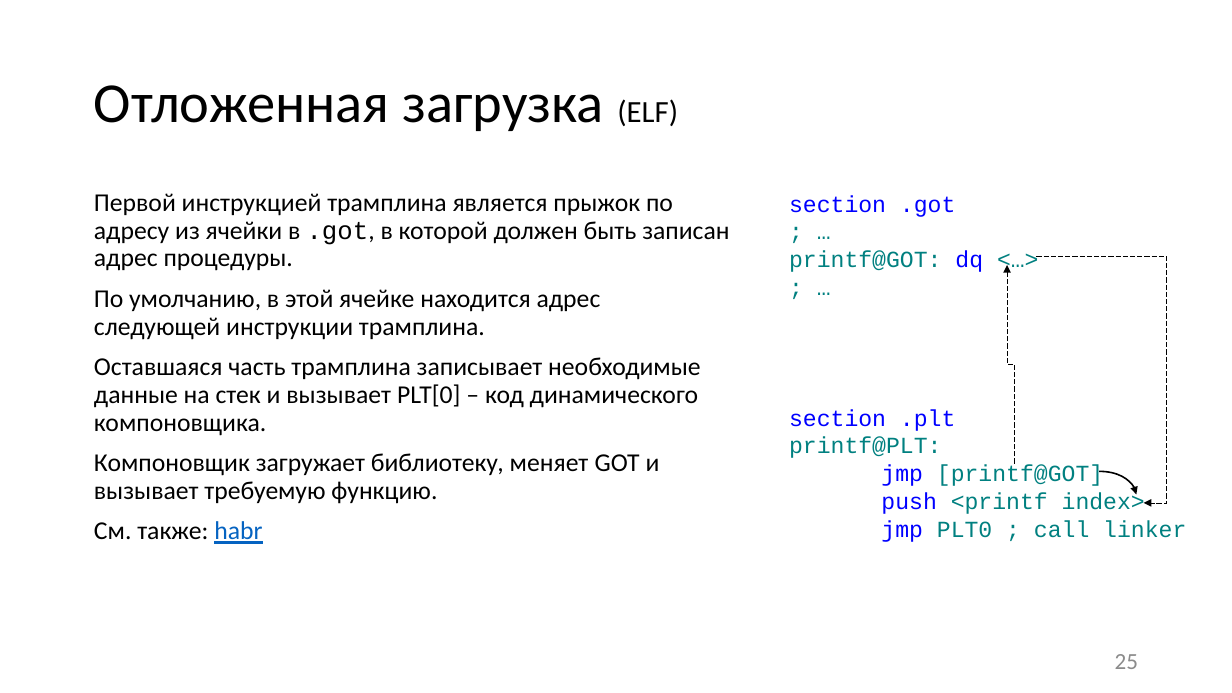
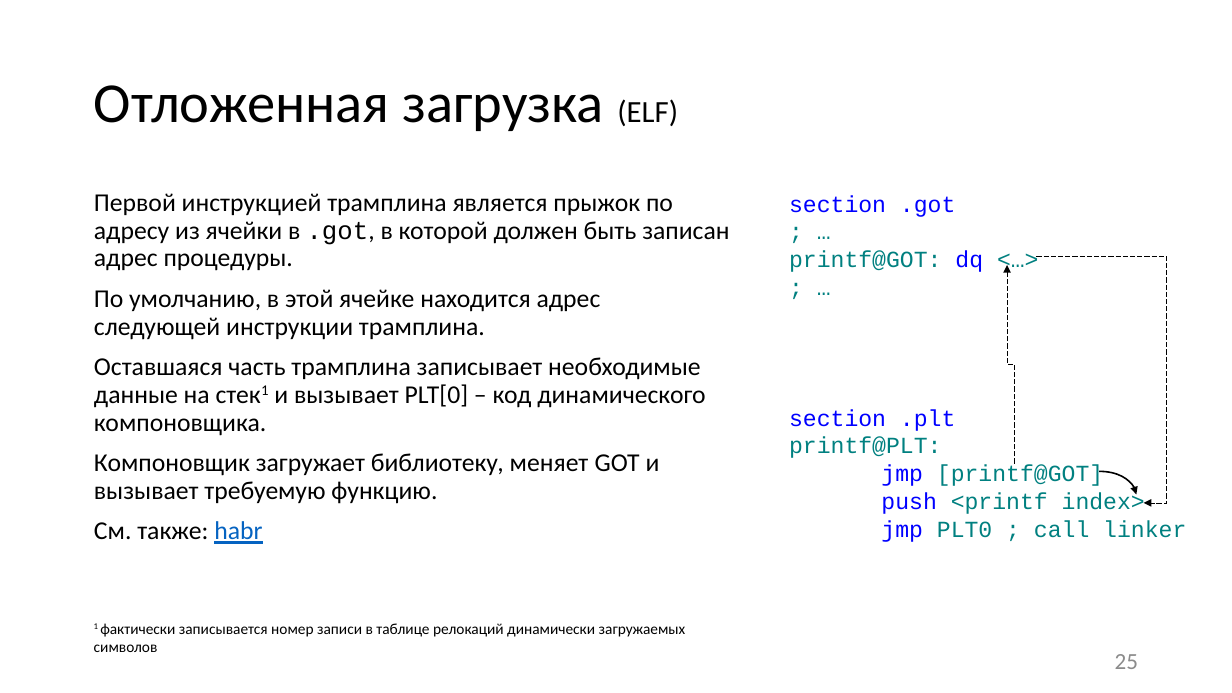
Before and after one commit to itsecd/low-level-programming, a slide deck: slide 25 of Lectures/5.Compiling_and_linking/Lecture5.pptx. Drawn at 1232x693 pixels with LibreOffice and Linux fonts; fonts in the diff are those of the drawing. Boxes give left, top, right and bottom in pixels: in the first picture for what was removed or moved away, otherwise in the second. Text is boxed around its words. In the diff, an @@ line names an element or a change of style, - is before the commit and + after.

```diff
--- a/Lectures/5.Compiling_and_linking/Lecture5.pptx
+++ b/Lectures/5.Compiling_and_linking/Lecture5.pptx
@@ text at <box>94,357,706,436</box>: text changed @@
-Оставшаяся часть трамплина записывает необходимые данные на стек и вызывает PLT[0] – код динамического компоновщика.
+Оставшаяся часть трамплина записывает необходимые данные на стек1 и вызывает PLT[0] – код динамического компоновщика.
@@ text added at <box>94,623,686,652</box>, 12 pt, text #000000 @@
+1 фактически записывается номер записи в таблице релокаций динамически загружаемых символов
```
Also in this commit, not shown: 17 other slides changed, 10 other files.
